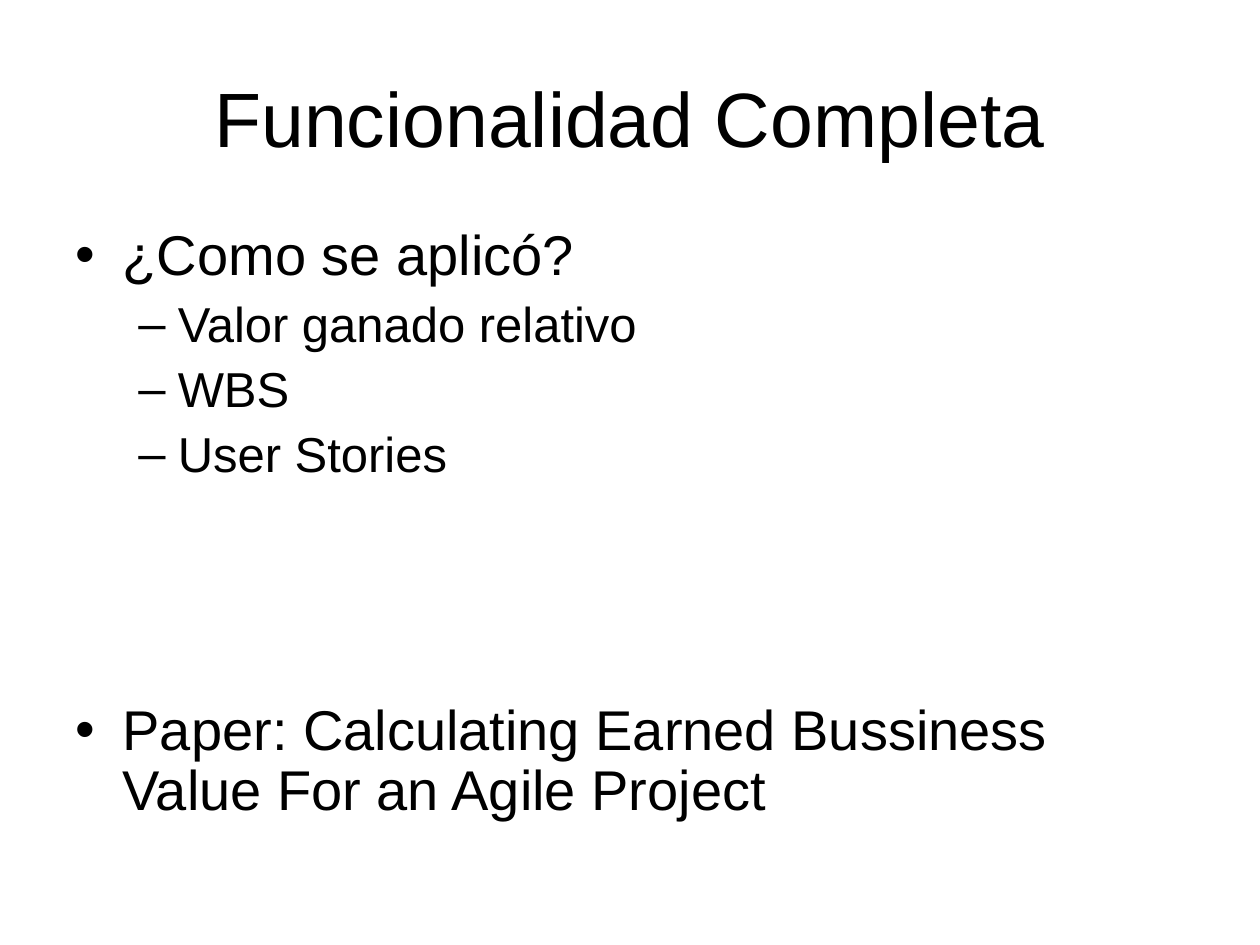
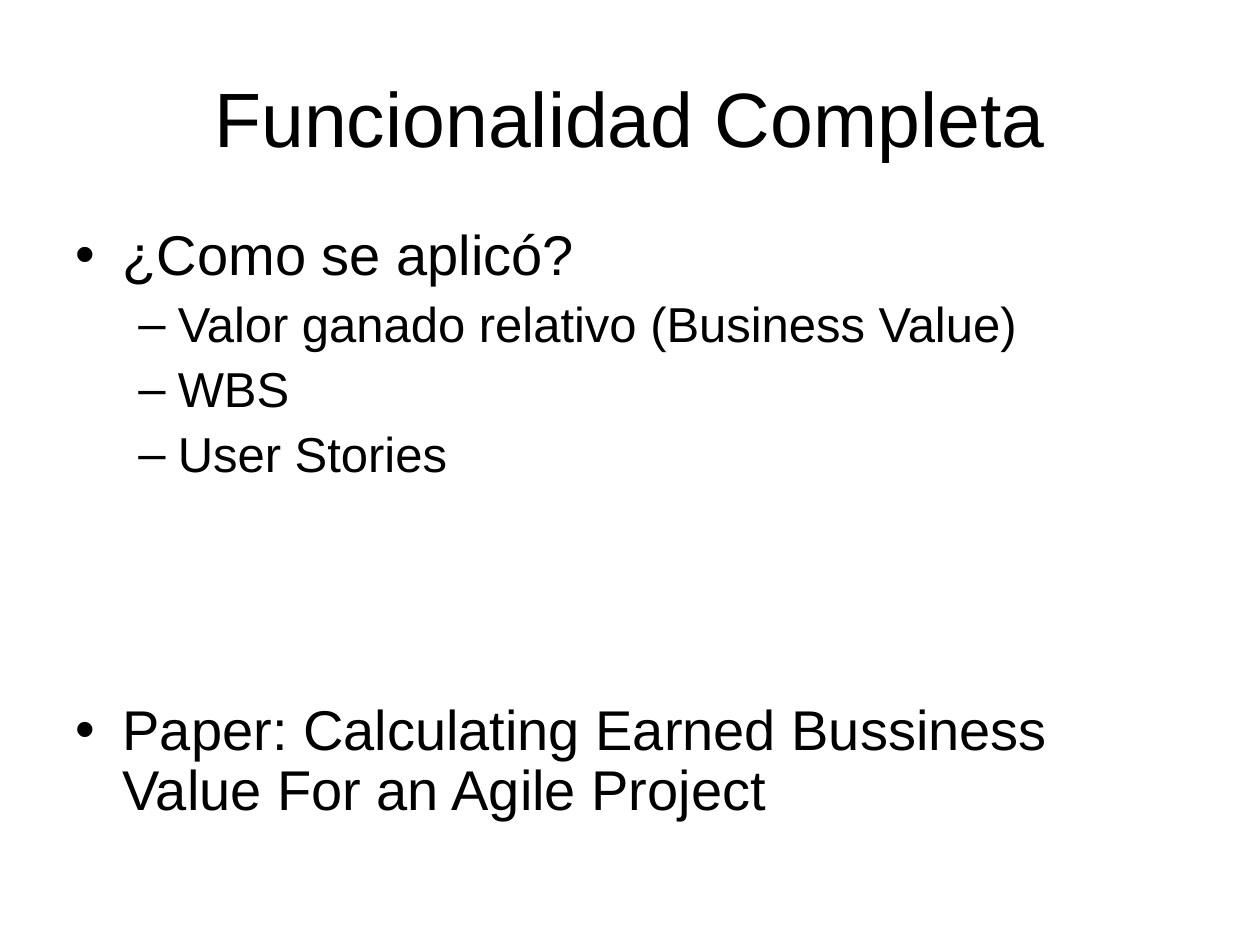
Before and after one commit to emmanuelfls371/softmart7547, a slide deck: slide 17 of docs/CarpetaEntrega/PresFinal.ppt (slide 5 before the commit). Drawn at 1260x945 pixels with LibreOffice and Linux fonts; fonts in the diff are those of the drawing; background and template pictures are left out. Boxes give left, top, right and bottom in pixels: in the first picture for what was removed or moved away, otherwise in the second. Text is boxed around its words. In the diff, an @@ line names an element or a change of style, - is before the commit and + after.

```diff
--- a/docs/CarpetaEntrega/PresFinal.ppt
+++ b/docs/CarpetaEntrega/PresFinal.ppt
@@ text at (178, 306, 1017, 352): text changed @@
-  – Valor ganado relativo
+  – Valor ganado relativo (Business Value)
```
Also in this commit, not shown: 4 other slides changed, 16 slides added, 1 slide removed, 3 other files.
